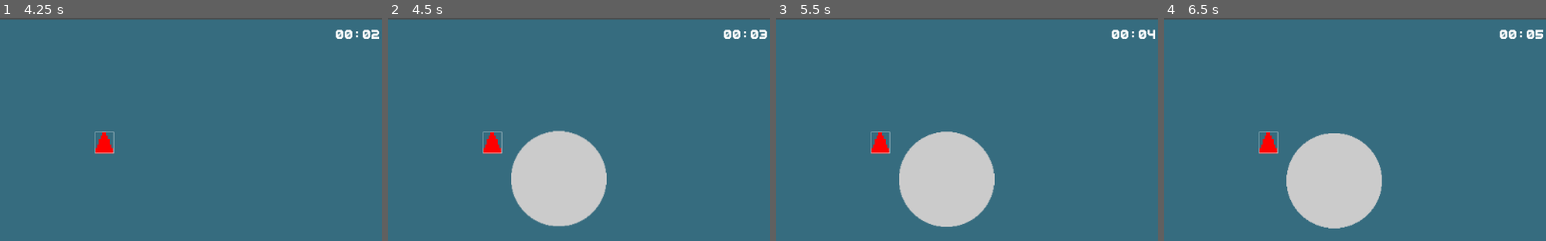
Above: before the commit, frames 1-4 (left to right).
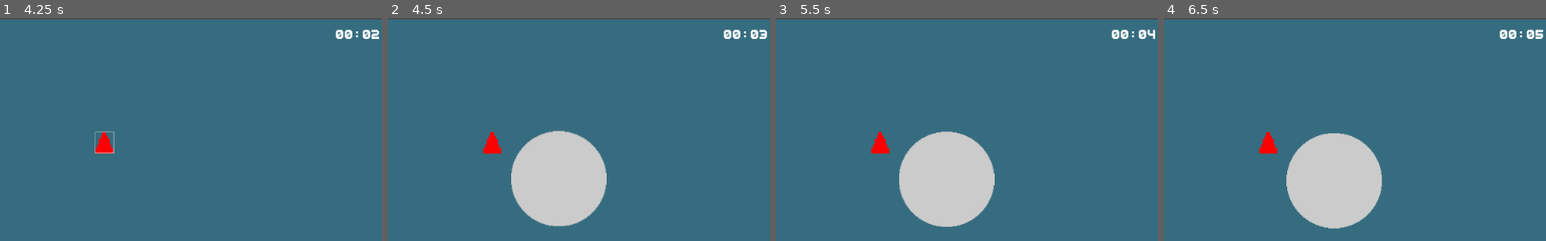
Above: after the commit, the same moments.

Repository: peter-shaw-benson/naval-game
Game: Godot game, scene res://gui/MainMenu.tscn
The game is run twice, just before and just after one commit, with the same random seed, the same clock (stepped at 60 frames per second) and the same inputs.
Inputs (mouse positions are % of the whole screen's width and height, from its top left):
- Up to frame 1 (4.25 s): click "Start Game" at 0.5 s; click "Start Game" at 1.25 s; move the mouse to (10, 29) at 2.02 s; hold X (bomb) 2.03-2.78 s; click (10, 29) at 2.17 s; move the mouse to (10, 29) at 2.77 s; tap F (fighter) at 2.85 s; click (10, 29) at 2.92 s; tap Enter at 3.5 s; move the mouse to (60, 28) at 3.52 s; hold S (full ahead) from 3.53 s (still down); click (60, 28) at 3.67 s
- Up to frame 2 (4.5 s): tap Space (pause_game) at 4.25 s; move the mouse to (45, 70) at 4.27 s; release S (full ahead) at 4.28 s; tap H (half speed) at 4.35 s; click (45, 70) at 4.42 s
- Up to frame 3 (5.5 s): tap Enter at 5 s; move the mouse to (80, 65) at 5.02 s; hold Q (patrol) from 5.03 s (still down); click (80, 65) at 5.17 s
- Up to frame 4 (6.5 s): move the mouse to (20, 35) at 5.77 s; release Q (patrol) at 5.78 s; tap Shift (queue) at 5.85 s; click (20, 35) at 5.92 s
The pictures show only the part of the screen within x 46-96%, y 0-50%; the shares and areas given below are measured in that part.

Frame 1 is identical in both runs. In frame 2, 0.1% of the frame differs, in the area x 24-30%, y 50-61%; in frame 3, 0.1%; in frame 4, 0.1%.

Commit message:
kinda fixed it, but still registers a shitton of input events

Diff:
--- a/Ships2/CombatUnit.gd
+++ b/Ships2/CombatUnit.gd
@@ -141,35 +141,34 @@
 func get_path_showing():
 	return self.show_path
 
+# hardcoding "arrow" for now
 func select():
 	if faction == GameState.get_playerFaction():
 		selected = true
-		get_node("Sprite").animation = sprite_type + "_clicked"
+		get_node("Sprite").animation = "arrow" + "_clicked"
 		get_node("Sprite").set_frame(faction)
 
 		print(get_node("Sprite").animation)
 
-		emit_signal("squad_selected", self)
+		#emit_signal("ship_selected", self)
 
 		last_button = ""
 
 func deselect():
 	selected = false
 
-	get_node("Sprite").animation = sprite_type + "_basic"
+	get_node("Sprite").animation = "arrow" + "_basic"
 	get_node("Sprite").set_frame(faction)
 
-	#print(get_node("Sprite").animation)
-
-	emit_signal("squad_deselected", self)
+	print(get_node("Sprite").animation)
+
+	#emit_signal("ship_deselected", self)
 
 func set_sprite_type(new_type):
 	self.sprite_type = new_type
 
 func on_click():
-	if selected:
-		self.deselect()
-	else:
+	if !selected:
 		self.select()
 
 func get_current_target():
@@ -178,15 +177,20 @@
 func get_faction():
 	return faction
 
+
+
+
+
+### INPUT EVENTS
 func _input_event(viewport, event, shape_idx):
 	if event is InputEventMouseButton \
 	and event.button_index == 1 \
 	and event.pressed:
-		pass
+
 		# removing for now
-		#print("(combat unit) mouse clicked")
-
-		#self.on_click()
+		# print("(combat unit) mouse clicked")
+
+		self.on_click()
 
 func _unhandled_input(event):
 
@@ -196,9 +200,7 @@
 	and event.pressed:
 		print("unhandled input")
 		if self.selected:
-			#self.deselect()
-			# think this is bugged
-			pass
+			self.deselect()
 
 		if self.placing:
 			self.stop_placing()
@@ -226,6 +228,11 @@
 	current_target = self.global_position
 	print("stopped placing ship")
 
+
+
+
+
+
 func enable_spotting():
 	detector.enable_spotting()
 
--- a/Ships2/ShipScene.gd
+++ b/Ships2/ShipScene.gd
@@ -125,31 +125,32 @@
 
 # change this (hardcode) for now.
 # change arrow to the ship type later
-func select():
-	print("selecting")
-
-	if faction == GameState.get_playerFaction():
-		selected = true
-		get_node("Sprite").animation = "arrow" + "_clicked"
-		get_node("Sprite").set_frame(faction)
-
-		print(get_node("Sprite").animation)
-
-		emit_signal("ship_selected", self)
-
-		last_button = ""
-
-func deselect():
-	print("deselecting")
-
-	selected = false
-
-	get_node("Sprite").animation = "arrow" + "_basic"
-	get_node("Sprite").set_frame(faction)
-
-	print(get_node("Sprite").animation)
-
-	emit_signal("ship_deselected", self)
+
+#func select():
+#	print("selecting")
+#
+#	if faction == GameState.get_playerFaction():
+#		selected = true
+#		get_node("Sprite").animation = "arrow" + "_clicked"
+#		get_node("Sprite").set_frame(faction)
+#
+#		print(get_node("Sprite").animation)
+#
+#		emit_signal("ship_selected", self)
+#
+#		last_button = ""
+#
+#func deselect():
+#	print("deselecting")
+#
+#	selected = false
+#
+#	get_node("Sprite").animation = "arrow" + "_basic"
+#	get_node("Sprite").set_frame(faction)
+#
+#	print(get_node("Sprite").animation)
+#
+#	emit_signal("ship_deselected", self)
 
 # these are here for later, if we build ports n shit
 func start_repairs():
@@ -278,18 +279,3 @@
 	#	start_repairs()
 
 	current_speed = speed_mode_dict[current_speed_mode][0] * self.getSpeed()
-
-
-func _on_Ship_input_event(viewport, event, shape_idx):
-	if event is InputEventMouseButton \
-	and event.button_index == 1 \
-	and event.pressed:
-		#print(event)
-		print("actually clicked ON ship, event status:", event.pressed)
-
-		self.on_click()
-
-	if event is InputEventMouseButton \
-	and event.button_index == 1 \
-	and !event.pressed:
-		print("mouse released")
--- a/Ships2/ShipScene.tscn
+++ b/Ships2/ShipScene.tscn
@@ -39,4 +39,4 @@
 shape = SubResource( 2 )
 
 [node name="ShotTimer" type="Timer" parent="."]
-[connection signal="input_event" from="." to="." method="_on_Ship_input_event"]
+[connection signal="input_event" from="." to="." method="_input_event"]
